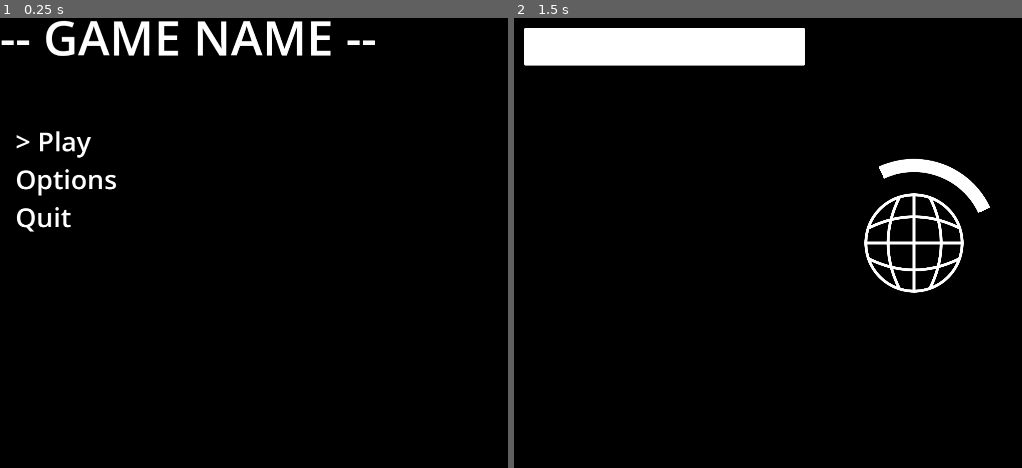
Above: before the commit, frames 1-2 (left to right).
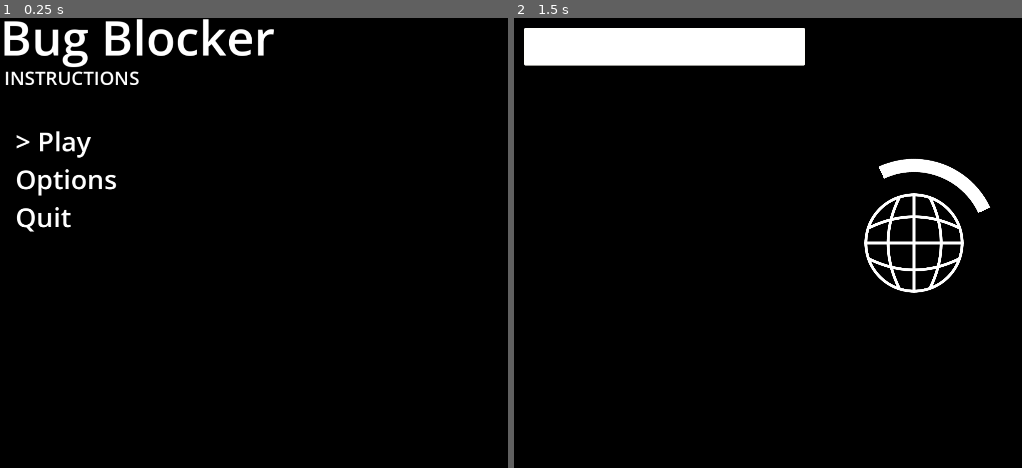
Above: after the commit, the same moments.

Repository: adamalbu/one-button
Game: Godot game, scene res://scenes/menus/main_menu.tscn
The game is run twice, just before and just after one commit, with the same random seed, the same clock (stepped at 60 frames per second) and the same inputs.
Inputs:
- Up to frame 1 (0.25 s): no input
- Up to frame 2 (1.5 s): tap Enter at 0.5 s; hold Space (button) 0.53-1.28 s; tap Space (button) at 1.35 s

The runs differ from the first frame. In frame 1, 3.5% of the frame differs, in the area x 0-74%, y 0-15%; in frame 2, nothing differs.

Commit message:
Main menu update
Added instructions based on device
Added game title

Diff:
--- a/project.godot
+++ b/project.godot
@@ -42,4 +42,5 @@
 
 renderer/rendering_method="gl_compatibility"
 renderer/rendering_method.mobile="gl_compatibility"
+textures/vram_compression/import_etc2_astc=true
 environment/defaults/default_clear_color=Color(0, 0, 0, 1)
--- a/scenes/menus/main_menu.gd
+++ b/scenes/menus/main_menu.gd
@@ -1,5 +1,10 @@
 extends Control
 @export var menu_items: PackedStringArray = ["Play", "Options", "Quit"]
+@export var instructions: Dictionary = {
+	"desktop": "Click or press space",
+	"mobile": "Tap the screen",
+	"web": "Click or press space if you're on a desktop,\nor tap the screen if you're on a mobile device."
+}
 @onready var menu = $Menu
 var index = 0
 
@@ -7,6 +12,11 @@
 var press_start_time = 0
 
 func _ready():
+	# Set up instructions
+	for platform in instructions.keys():
+		if OS.has_feature(platform):
+			$Instructions.text = instructions[platform]
+			break
 	update_menu_text()
 
 func _input(event):
@@ -39,7 +49,6 @@
 func select():
 	match menu_items[index]:
 		"Play":
-			# TODO: implement
 			get_tree().change_scene_to_file("res://scenes/main.tscn")
 		"Options":
 			get_tree().change_scene_to_file("res://scenes/menus/settings_menu.tscn")
--- a/scenes/menus/main_menu.tscn
+++ b/scenes/menus/main_menu.tscn
@@ -13,7 +13,15 @@
 offset_right = 696.0
 offset_bottom = 124.0
 theme_override_font_sizes/font_size = 115
-text = "-- GAME NAME --"
+text = "Bug Blocker"
+
+[node name="Instructions" type="Label" parent="."]
+offset_left = 10.0
+offset_top = 112.0
+offset_right = 912.0
+offset_bottom = 240.0
+theme_override_font_sizes/font_size = 45
+text = "INSTRUCTIONS"
 
 [node name="Menu" type="Label" parent="."]
 layout_mode = 0
